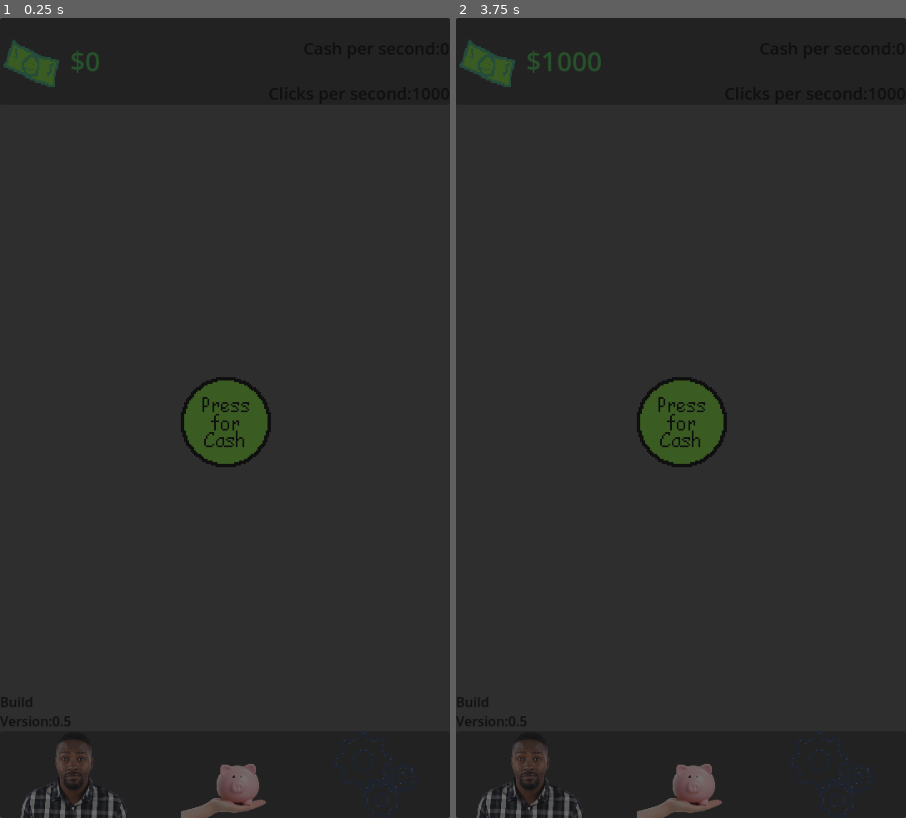
Above: before the commit, frames 1-2 (left to right).
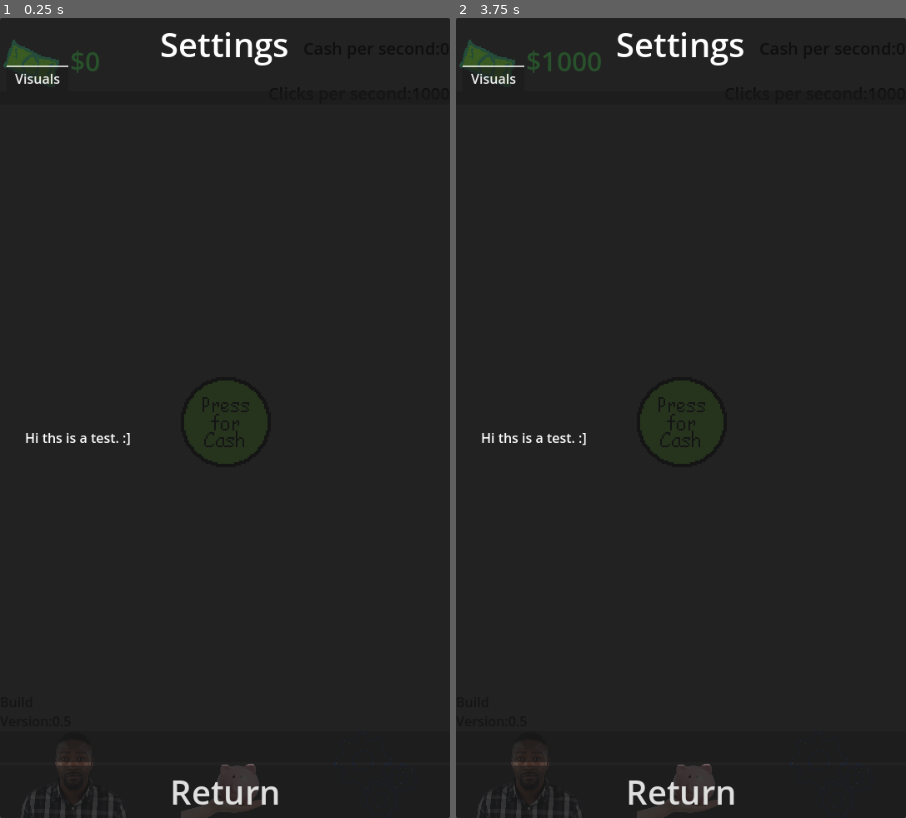
Above: after the commit, the same moments.

Repository: digitalpotato96/Clicker_Game
Game: Godot game, scene res://Scenes/Root.tscn
Two runs of this game, one before a commit and one after it. Both use one fixed random seed, a clock stepped at 60 frames per second and the inputs below.
Inputs (mouse positions are in pixels of both pictures, inside the frame that each line leads up to):
- Up to frame 1 (0.25 s): no input
- Up to frame 2 (3.75 s): click (834, 778) at 0.5 s; click (681, 794) at 1.25 s, where only the run after the commit has a clickable "Return"; click (528, 778) at 2 s; click (681, 778) at 2.75 s; click (681, 426) at 3.5 s

The runs differ from the first frame. In frame 1, 3.2% of the frame differs, in the area x 1-92%, y 1-100%; in frame 2, 3.2%.

Commit message:
v1.5.1
More branching for this setting menu. :[

-also i still haven't added data saving :drool:

Diff:
--- a/Scenes/Root.tscn
+++ b/Scenes/Root.tscn
@@ -127,6 +127,64 @@
 grow_horizontal = 2
 grow_vertical = 2
 
+[node name="TabContainer" type="TabContainer" parent="Settings"]
+layout_mode = 1
+anchors_preset = -1
+anchor_top = 0.059375
+anchor_right = 1.0
+anchor_bottom = 0.930208
+grow_horizontal = 2
+grow_vertical = 2
+current_tab = 0
+metadata/_edit_use_anchors_ = true
+
+[node name="Visuals" type="TabBar" parent="Settings/TabContainer"]
+layout_mode = 2
+metadata/_tab_index = 0
+
+[node name="MarginContainer" type="MarginContainer" parent="Settings/TabContainer/Visuals"]
+layout_mode = 2
+anchor_top = 0.0333692
+anchor_right = 1.0
+anchor_bottom = 1.0
+theme_override_constants/margin_left = 30
+theme_override_constants/margin_top = 30
+theme_override_constants/margin_right = 30
+theme_override_constants/margin_bottom = 30
+metadata/_edit_use_anchors_ = true
+
+[node name="Test" type="Label" parent="Settings/TabContainer/Visuals/MarginContainer"]
+layout_mode = 2
+text = "Hi ths is a test. :]"
+vertical_alignment = 1
+
+[node name="Title" type="Label" parent="Settings"]
+layout_mode = 1
+anchors_preset = -1
+anchor_right = 1.0
+anchor_bottom = 0.0666667
+grow_horizontal = 2
+theme_override_font_sizes/font_size = 40
+text = "Settings"
+horizontal_alignment = 1
+vertical_alignment = 1
+text_overrun_behavior = 2
+metadata/_edit_use_anchors_ = true
+
+[node name="Return" type="Button" parent="Settings"]
+layout_mode = 1
+anchors_preset = -1
+anchor_top = 0.935417
+anchor_right = 1.0
+anchor_bottom = 1.0
+grow_horizontal = 2
+grow_vertical = 0
+theme_override_font_sizes/font_size = 40
+action_mode = 0
+text = "Return"
+autowrap_mode = 3
+metadata/_edit_use_anchors_ = true
+
 [node name="Added scene here" type="Node" parent="."]
 
 [node name="Main-Clicker-Scene" parent="Added scene here" instance=ExtResource("8_b3i5h")]
